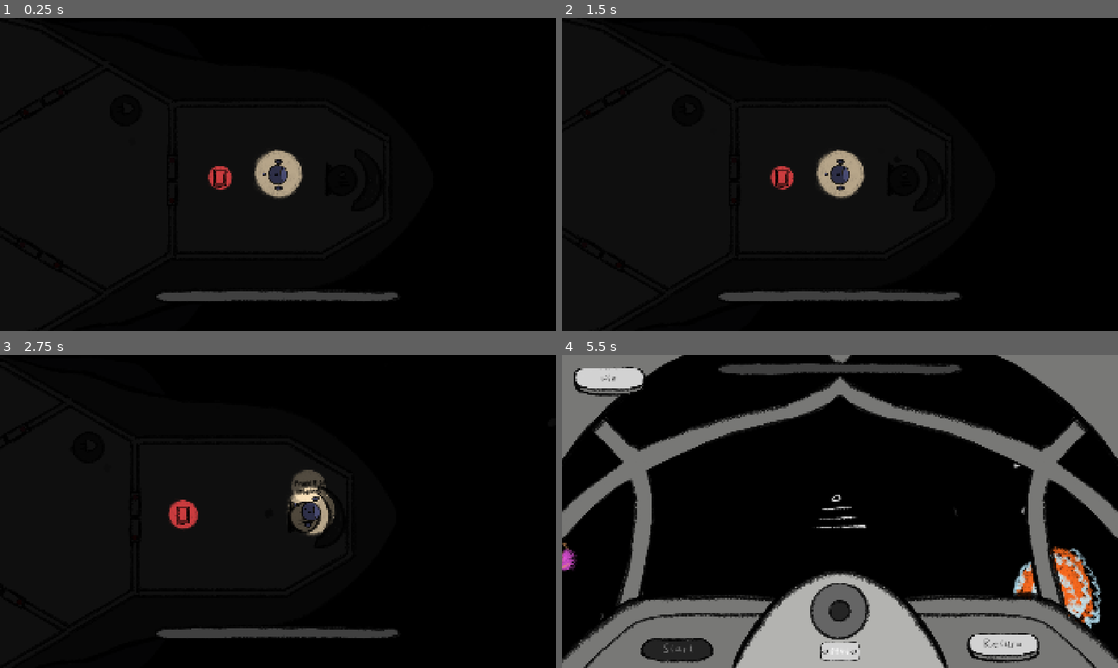
Above: before the commit, frames 1-4 (two rows, left to right).
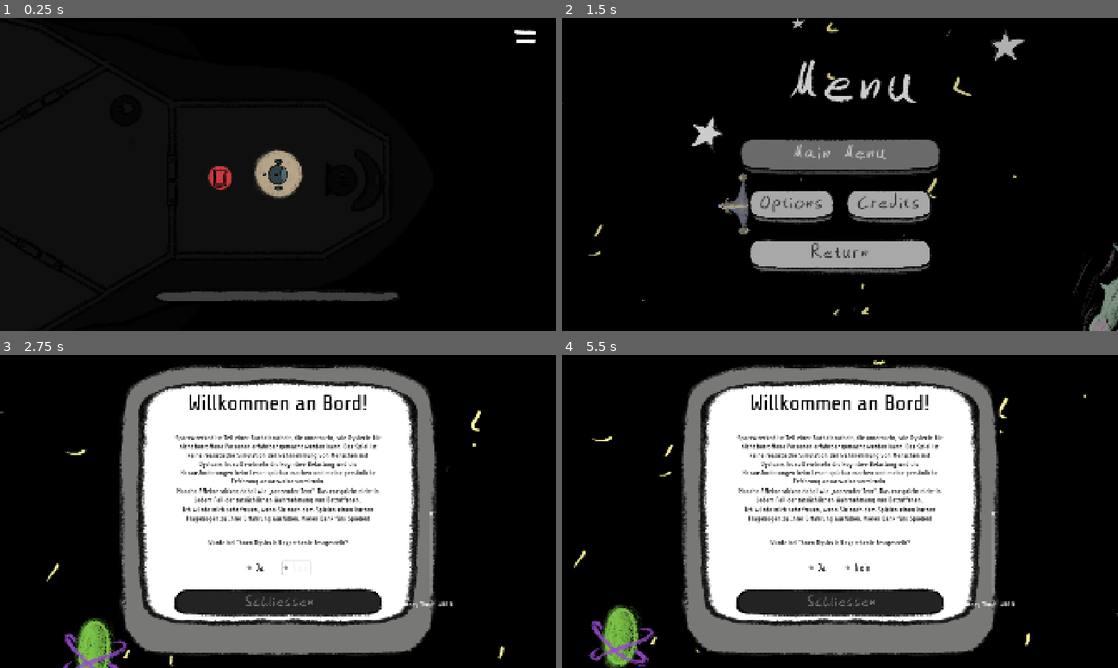
Above: after the commit, the same moments.

Repository: xxPigelxx/spacewrecked
Game: Godot game, scene res://Scenes/MainGame.tscn
Same seed, same stepped clock (60 frames per second), same inputs: the game is played once before the commit and once after it. This scene is started directly instead of the project's main scene. Sound files missing from this copy of the repository are replaced by a short silence.
Inputs (mouse positions are in pixels of both pictures, inside the frame that each line leads up to):
- Up to frame 1 (0.25 s): no input
- Up to frame 2 (1.5 s): click (1084, 36) at 0.52 s; click (840, 161) at 1.25 s, where only the run after the commit has a clickable "Main Menu"
- Up to frame 3 (2.75 s): tap Enter at 2 s; move the mouse to (400, 495) at 2.02 s; hold Right (move_right) from 2.03 s (still down); hold Shift (run) from 2.03 s (still down); click (400, 495) at 2.17 s
- Up to frame 4 (5.5 s): release Right (move_right) at 2.75 s; release Shift (run) at 2.75 s; tap E (interact) every 0.75 s from 2.75 to 5 s; drag from (873, 489) to (695, 517) at 2.77 s; move the mouse to (895, 442) at 3.52 s; hold Right (move_right) 3.53-4.25 s; hold Shift (run) 3.53-4.25 s; tap F (flash_light) at 3.6 s; click (895, 442) at 3.67 s; drag from (812, 574) to (667, 517) at 4.27 s; move the mouse to (1006, 558) at 5.02 s; hold A (move_left) from 5.03 s (still down); hold Right mouse button (pour) from 5.03 s (still down); click (1006, 558) at 5.17 s; tap Shift (run) at 5.3 s

The runs differ from the first frame. In frame 1, 0.1% of the frame differs, in the area x 47-97%, y 3-53%; in frame 2, 14%; in frame 3, 50%; in frame 4, 71%, in the area x 0-100%, y 0-100%.

Commit message:
Add pause button and journey-time slider
Introduces a new HUD pause `TextureButton` with hover/press assets and behavior, plus a main menu `VSlider` that reads/writes `GameState.run_duration` and updates its value label. Includes multiple UI/input fixes for interaction reliability (mouse filter changes, cable scene collision/layer/top-level adjustments, puzzle button/layout tweaks), web export/UI adjustments (hide quit on web, export path update), and temporary debug logging for cable drag/click troubleshooting.

Diff:
--- a/Scenes/MainGame.tscn
+++ b/Scenes/MainGame.tscn
@@ -25,6 +25,10 @@
 [ext_resource type="PackedScene" uid="uid://paf2ndw45mpb" path="res://resources/assets/icons/malfunction_icons_shild.tscn" id="19_yy0n7"]
 [ext_resource type="PackedScene" uid="uid://djqajkjejcw4" path="res://Scenes/info_bars.tscn" id="24_him8o"]
 [ext_resource type="PackedScene" uid="uid://cm4lf0cnt0ui1" path="res://malfuntion_counter.tscn" id="25_malfc"]
+[ext_resource type="Texture2D" uid="uid://b8wiroky02d5g" path="res://resources/assets/pausebutton.tres" id="26_cmrup"]
+[ext_resource type="Script" uid="uid://dbwg06p3k3qk3" path="res://Scenes/my_texureButton.gd" id="27_cmrup"]
+[ext_resource type="Texture2D" uid="uid://bom4d15qjsfff" path="res://resources/assets/pausebutton_pressed.tres" id="27_yy0n7"]
+[ext_resource type="Texture2D" uid="uid://tcrfy82curmv" path="res://resources/assets/pausebutton_hover.tres" id="28_0wdc3"]
 
 [sub_resource type="CircleShape2D" id="CircleShape2D_yr2pg"]
 radius = 71.0
@@ -143,7 +147,7 @@
 category = 1
 spawn_time = 12.0
 astoroid = true
-overlay_scene = "uid://cvx8uf3sul6n8"
+overlay_scene = "uid://chmc3hxljorrv"
 
 [node name="MalfunctionIconsWiers" parent="Interactabels/JourneyMalfunctions/WiersJourney" unique_id=1050304997 instance=ExtResource("17_cmrup")]
 
@@ -314,3 +318,18 @@
 [node name="MalfunctionCounter" parent="hud" unique_id=308412049 instance=ExtResource("25_malfc")]
 offset_right = 124.0
 offset_bottom = 110.0
+
+[node name="TextureButton" type="TextureButton" parent="hud" unique_id=1666424543]
+anchors_preset = 1
+anchor_left = 1.0
+anchor_right = 1.0
+offset_left = -151.0
+offset_top = 35.0
+offset_right = -63.0
+offset_bottom = 94.0
+grow_horizontal = 0
+mouse_filter = 1
+texture_normal = ExtResource("26_cmrup")
+texture_pressed = ExtResource("27_yy0n7")
+texture_hover = ExtResource("28_0wdc3")
+script = ExtResource("27_cmrup")
--- a/Scenes/Menu/MainMenu.tscn
+++ b/Scenes/Menu/MainMenu.tscn
@@ -9,6 +9,7 @@
 [ext_resource type="Script" uid="uid://66kdblp1pv87" path="res://script/button.gd" id="4_ghw46"]
 [ext_resource type="FontFile" uid="uid://co5jd8hfs2m01" path="res://resources/fonts/Space-Regular.ttf" id="7_xim88"]
 [ext_resource type="PackedScene" uid="uid://bbv8il7ntgvnv" path="res://Scenes/Menu/OptionsPanel.tscn" id="8_ykvod"]
+[ext_resource type="Script" uid="uid://bmfjd1qukktml" path="res://Scenes/Menu/set_journeytime_slider.gd" id="10_0nor7"]
 
 [sub_resource type="StyleBoxTexture" id="StyleBoxTexture_ykvod"]
 texture = ExtResource("3_8saeu")
@@ -29,7 +30,7 @@
 script = ExtResource("1_853f1")
 
 [node name="MenuBackground" parent="." unique_id=146504196 instance=ExtResource("2_8um5k")]
-position = Vector2(-1303, -978)
+position = Vector2(-1280, -1007)
 path_speed = 50
 
 [node name="Logo" type="Sprite2D" parent="." unique_id=410146033]
@@ -95,6 +96,7 @@
 script = ExtResource("4_ghw46")
 
 [node name="credits" type="VBoxContainer" parent="." unique_id=1975557991]
+visible = false
 layout_mode = 0
 offset_left = -335.0
 offset_top = -56.0
@@ -142,6 +144,7 @@
 script = ExtResource("4_ghw46")
 
 [node name="StartUpPopUp" type="MarginContainer" parent="." unique_id=403262516]
+visible = false
 layout_mode = 1
 anchors_preset = 8
 anchor_left = 0.5
@@ -237,6 +240,33 @@
 text = "Schliessen"
 script = ExtResource("4_ghw46")
 
+[node name="VSlider" type="VSlider" parent="." unique_id=65191068]
+layout_mode = 0
+offset_left = 509.0
+offset_top = -1.0
+offset_right = 550.0
+offset_bottom = 287.0
+max_value = 480.0
+script = ExtResource("10_0nor7")
+
+[node name="Label" type="Label" parent="VSlider" unique_id=2071321056]
+layout_mode = 0
+offset_left = -100.0
+offset_top = 308.0
+offset_right = 26.0
+offset_bottom = 336.0
+theme_override_colors/font_color = Color(1, 1, 1, 1)
+text = "Journey Time:"
+
+[node name="Label2" type="Label" parent="VSlider" unique_id=101695960]
+layout_mode = 0
+offset_left = 44.0
+offset_top = 308.0
+offset_right = 170.0
+offset_bottom = 336.0
+theme_override_colors/font_color = Color(1, 1, 1, 1)
+text = "Value"
+
 [connection signal="pressed" from="main/StartBt" to="." method="_on_start_bt_pressed"]
 [connection signal="pressed" from="main/HBoxContainer/OptionsBt" to="." method="_on_options_bt_pressed"]
 [connection signal="pressed" from="main/HBoxContainer/CreditsBt" to="." method="_on_credit_bt_pressed"]
@@ -246,3 +276,4 @@
 [connection signal="pressed" from="StartUpPopUp/PanelContainer/MarginContainer/VBoxContainer/DysFrage/JaBt" to="." method="_on_ja_bt_pressed"]
 [connection signal="pressed" from="StartUpPopUp/PanelContainer/MarginContainer/VBoxContainer/DysFrage/NeinBt" to="." method="_on_nein_bt_pressed"]
 [connection signal="pressed" from="StartUpPopUp/PanelContainer/MarginContainer/VBoxContainer/ClosePopUpBt" to="." method="_on_close_pop_up_bt_pressed"]
+[connection signal="drag_ended" from="VSlider" to="VSlider" method="_on_drag_ended"]
--- /dev/null
+++ b/Scenes/Menu/set_journeytime_slider.gd
@@ -0,0 +1,20 @@
+extends VSlider
+@onready var label_2: Label = $Label2
+
+
+
+
+func _ready() -> void:
+	value = GameState.run_duration
+	_update_lable()
+
+
+
+
+func _on_drag_ended(value_changed: bool) -> void:
+	if value_changed:
+		GameState.run_duration = value
+	_update_lable()
+
+func _update_lable():
+	label_2.text = str(value)
--- a/Scenes/Puzzle/CablePuzzle/CableGame.tscn
+++ b/Scenes/Puzzle/CablePuzzle/CableGame.tscn
@@ -91,7 +91,6 @@
 alignment = 1
 
 [node name="Win" type="Button" parent="Panel/HBoxContainer" unique_id=196559703]
-visible = false
 custom_minimum_size = Vector2(200, 0)
 layout_mode = 2
 theme = ExtResource("3_t1tc3")
--- a/Scenes/Puzzle/CablePuzzle/CableGame2.tscn
+++ b/Scenes/Puzzle/CablePuzzle/CableGame2.tscn
@@ -213,6 +213,7 @@
 pair_id = "1"
 
 [node name="Cabels" type="Node2D" parent="." unique_id=1846986884]
+z_index = 3
 
 [node name="ErrorCode" parent="." unique_id=1170533520 instance=ExtResource("5_16d70")]
 position = Vector2(923, 848)
--- a/Scenes/Puzzle/CalibrationPuzzle/ShieldGame.tscn
+++ b/Scenes/Puzzle/CalibrationPuzzle/ShieldGame.tscn
@@ -245,7 +245,6 @@
 size_flags_horizontal = 3
 
 [node name="Win" type="Button" parent="." unique_id=1800034081]
-visible = false
 anchors_preset = 7
 anchor_left = 0.5
 anchor_top = 1.0
--- a/Scenes/Puzzle/MixPuzzle/mix_Game.tscn
+++ b/Scenes/Puzzle/MixPuzzle/mix_Game.tscn
@@ -128,9 +128,9 @@
 anchor_top = 1.0
 anchor_right = 1.0
 anchor_bottom = 1.0
-offset_left = 41.0
+offset_left = -148.0
 offset_top = -119.0
-offset_right = -21.0
+offset_right = 168.0
 offset_bottom = -31.0
 grow_horizontal = 2
 grow_vertical = 0
@@ -138,7 +138,6 @@
 alignment = 1
 
 [node name="winBt" type="Button" parent="Panel2/Button Array" unique_id=1708794599]
-visible = false
 custom_minimum_size = Vector2(200, 0)
 layout_mode = 2
 theme = ExtResource("3_u1vo2")
--- a/Scenes/cable.tscn
+++ b/Scenes/cable.tscn
@@ -15,6 +15,7 @@
 size = Vector2(228.57138, 168.57153)
 
 [node name="Cable" type="Node2D" unique_id=1824421684]
+top_level = true
 script = ExtResource("1_jk2p3")
 
 [node name="Line" type="Line2D" parent="." unique_id=57579387]
@@ -27,8 +28,8 @@
 [node name="PlugA" type="CharacterBody2D" parent="." unique_id=15604452]
 position = Vector2(-93.99999, 0)
 scale = Vector2(0.35, 0.35)
-collision_layer = 2
-collision_mask = 2
+collision_layer = 14
+collision_mask = 14
 platform_on_leave = 2
 script = ExtResource("3_7jj1m")
 offset = 30.0
@@ -39,6 +40,8 @@
 
 [node name="Area2D" type="Area2D" parent="PlugA" unique_id=45801854]
 scale = Vector2(0.99999976, 0.99999976)
+collision_layer = 3
+collision_mask = 3
 
 [node name="CollisionShape2D" type="CollisionShape2D" parent="PlugA/Area2D" unique_id=45946707]
 shape = SubResource("CircleShape2D_0xqxy")
@@ -70,6 +73,8 @@
 
 [node name="Area2D" type="Area2D" parent="PlugB" unique_id=1756628255]
 scale = Vector2(0.99999994, 0.99999994)
+collision_layer = 3
+collision_mask = 3
 
 [node name="CollisionShape2D" type="CollisionShape2D" parent="PlugB/Area2D" unique_id=1338921780]
 shape = SubResource("CircleShape2D_0xqxy")
--- a/Scenes/door.tscn
+++ b/Scenes/door.tscn
@@ -81,6 +81,7 @@
 shape = SubResource("RectangleShape2D_kj2pw")
 
 [node name="RichTextLabel" type="RichTextLabel" parent="Keypad" unique_id=2059799109]
+mouse_filter = 2
 offset_left = -64.0
 offset_top = -83.0
 offset_right = 60.0
--- a/Scenes/malfunction_interactable.tscn
+++ b/Scenes/malfunction_interactable.tscn
@@ -18,6 +18,7 @@
 
 [node name="RichTextLabel" type="RichTextLabel" parent="." unique_id=477853358]
 visible = false
+mouse_filter = 2
 offset_left = -61.0
 offset_top = -97.0
 offset_right = 63.0
--- /dev/null
+++ b/Scenes/my_texureButton.gd
@@ -0,0 +1,32 @@
+extends TextureButton
+
+@export var hover_scale: Vector2 = Vector2(1.1, 1.1)
+@export var pressed_scale: Vector2 = Vector2(0.9, 0.9)
+
+func _ready() -> void:
+	mouse_entered.connect(_button_enter)
+	mouse_exited.connect(_button_exit)
+	pressed.connect(_button_pressed)
+	call_deferred("_init_pivot")
+
+func _init_pivot() -> void:
+	pivot_offset_ratio = Vector2(0.5, 0.5)
+
+func _process(_delta: float) -> void:
+	disabled = SceneSwitcher.is_overlay_open
+	modulate.a = 0.25 if disabled else 1.0
+
+func _button_enter() -> void:
+	if !disabled:
+		create_tween().tween_property(self, "scale", hover_scale, 0.1).set_trans(Tween.TRANS_SINE)
+		AudioManager.play_sfx("res://resources/assets/sfx/Interface_Bleeps_Wav/Bleep_07.wav")
+
+func _button_exit() -> void:
+	create_tween().tween_property(self, "scale", Vector2.ONE, 0.1).set_trans(Tween.TRANS_SINE)
+
+func _button_pressed() -> void:
+	var button_press_tween: Tween = create_tween()
+	button_press_tween.tween_property(self, "scale", pressed_scale, 0.06).set_trans(Tween.TRANS_SINE)
+	button_press_tween.tween_property(self, "scale", hover_scale, 0.12).set_trans(Tween.TRANS_SINE)
+	AudioManager.play_sfx("res://resources/assets/sfx/Interface_Bleeps_Wav/Data_Point_02.wav")
+	SceneSwitcher.open_overlay_scene("res://Scenes/Menu/PauseMenu.tscn", false, false, true)
--- a/Scenes/player.tscn
+++ b/Scenes/player.tscn
@@ -127,7 +127,7 @@
 offset = Vector2(6, 3)
 
 [node name="PlayerSprite" type="AnimatedSprite2D" parent="." unique_id=68990338]
-modulate = Color(0.4367881, 0.49710703, 0.9025291, 1)
+modulate = Color(0.46666667, 0.69411767, 0.90588236, 1)
 position = Vector2(1, 5)
 scale = Vector2(0.5, 0.5)
 sprite_frames = SubResource("SpriteFrames_olqyp")
--- a/Scenes/space_bg.tscn
+++ b/Scenes/space_bg.tscn
@@ -51,6 +51,7 @@
 script = ExtResource("1_p8im8")
 
 [node name="ColorRect" type="ColorRect" parent="." unique_id=1520232719]
+mouse_filter = 2
 offset_left = -2880.0
 offset_top = -1620.0
 offset_right = 2880.0
--- a/pre_questionear.gd
+++ b/pre_questionear.gd
@@ -7,8 +7,12 @@
 
 @onready var v_box_container: VBoxContainer = $PanelContainer/MarginContainer/ScrollContainer/VBoxContainer
 @onready var submit_button: Button = $SubmitButton
+var skip := true
+
 
 func _physics_process(_delta: float) -> void:
+	if skip:
+		SceneSwitcher.switch_scene("res://Scenes/MainGame.tscn")
 	submit_button.disabled = not are_all_answered()
 
 func get_results() -> Array:
--- a/project.godot
+++ b/project.godot
@@ -28,7 +28,6 @@
 
 window/size/viewport_width=1920
 window/size/viewport_height=1080
-window/size/mode=3
 window/size/resizable=false
 window/stretch/mode="canvas_items"
 window/vsync/vsync_mode=0
--- /dev/null
+++ b/resources/assets/pausebutton.tres
@@ -0,0 +1,7 @@
+[gd_resource type="AtlasTexture" format=3 uid="uid://b8wiroky02d5g"]
+
+[ext_resource type="Texture2D" uid="uid://1q66y115y7eb" path="res://resources/assets/Procreate_Sprites.png" id="1_u31y6"]
+
+[resource]
+atlas = ExtResource("1_u31y6")
+region = Rect2(1292, 1407, 88, 59)
--- /dev/null
+++ b/resources/assets/pausebutton_hover.tres
@@ -0,0 +1,7 @@
+[gd_resource type="AtlasTexture" format=3 uid="uid://tcrfy82curmv"]
+
+[ext_resource type="Texture2D" uid="uid://1q66y115y7eb" path="res://resources/assets/Procreate_Sprites.png" id="1_0g6x1"]
+
+[resource]
+atlas = ExtResource("1_0g6x1")
+region = Rect2(1297, 1488, 87, 59)
--- /dev/null
+++ b/resources/assets/pausebutton_pressed.tres
@@ -0,0 +1,7 @@
+[gd_resource type="AtlasTexture" format=3 uid="uid://bom4d15qjsfff"]
+
+[ext_resource type="Texture2D" uid="uid://1q66y115y7eb" path="res://resources/assets/Procreate_Sprites.png" id="1_wltre"]
+
+[resource]
+atlas = ExtResource("1_wltre")
+region = Rect2(1297, 1569, 89, 61)
--- a/script/Draggable.gd
+++ b/script/Draggable.gd
@@ -24,8 +24,13 @@
 	_set_up()
 
 
+## TEMP DEBUG (Greif-Bug Kabelspiel) — zusammen mit den DBG-Bloecken wieder raus.
+const DBG := true
+
 func _on_area_input_event(_viewport, event, _shape_idx) -> void:
 	if event is InputEventMouseButton and event.button_index == MOUSE_BUTTON_LEFT:
+		if DBG:
+			print("[PICK ] %s pressed=%s  <- Area2D hat den Klick bekommen" % [name, event.pressed])
 		if event.pressed:
 			dragging = true
 			_on_drag_started()
@@ -42,7 +47,15 @@
 		_on_drag_ended()
 		drag_ended.emit()
 
+var _dbg_t := 0.0
+
 func _physics_process(delta: float) -> void:
+	if DBG and dragging:
+		_dbg_t -= delta
+		if _dbg_t <= 0.0:
+			_dbg_t = 0.4
+			print("[DRAG ] %s pos=%s maus=%s can_process=%s" % [
+				name, global_position, get_global_mouse_position(), can_process()])
 	if dragging:
 		var target := get_global_mouse_position()
 		var desired_velocity := (target - global_position) * dragging_speed
--- a/script/DyslexiaLabel.gd
+++ b/script/DyslexiaLabel.gd
@@ -56,6 +56,12 @@
 
 func _ready() -> void:
 	bbcode_enabled = true
+	# Reine Anzeige — darf niemals Klicks abfangen. Godot gibt der GUI Vorrang vor
+	# dem Physics-Picking: ein Label mit MOUSE_FILTER_STOP verschluckt den Klick,
+	# bevor die Area2D darunter ihr input_event bekommt. Zusammen mit fit_content
+	# waechst so ein Label unter Stress ueber die halbe Spalte und macht die
+	# Kabelstecker/Flaschen ungreifbar.
+	mouse_filter = Control.MOUSE_FILTER_IGNORE
 	install_effect(RichTextRotate.new())
 	fit_content = true
 	scroll_active = false
--- a/script/cablegame_manager.gd
+++ b/script/cablegame_manager.gd
@@ -18,6 +18,22 @@
 
 func _ready() -> void:
 	sockets = get_tree().get_nodes_in_group("socket")
+	print("[CABLE] Puzzle offen: %s  phase=%s  stress=%s  sockets=%d" % [
+		scene_file_path, GameState.phase, DyslexiaManager.stress, sockets.size()])
+
+## TEMP DEBUG (Greif-Bug) — laeuft VOR GUI und Physics-Picking. Zeigt fuer jeden
+## Linksklick, ob ein Control im Weg ist und ob das Picking ueberhaupt lebt.
+## Zusammen mit den DBG-Bloecken in Draggable.gd wieder entfernen.
+func _input(event: InputEvent) -> void:
+	if not (event is InputEventMouseButton and event.button_index == MOUSE_BUTTON_LEFT and event.pressed):
+		return
+	var vp := get_viewport()
+	print("[CLICK] maus=%s hovered=%s picking=%s paused=%s kabel=%d" % [
+		vp.get_mouse_position(),
+		str(vp.gui_get_hovered_control()),
+		vp.physics_object_picking,
+		get_tree().paused,
+		spawned_cables.size()])
 
 func _physics_process(_delta: float) -> void:
 	if not win:
--- a/script/end_screen.gd
+++ b/script/end_screen.gd
@@ -11,12 +11,15 @@
 @onready var time_label: Label = $main/Time
 @onready var completed_label: Label = $main/Compleated
 @onready var questionear: Control = $Questionear
+@onready var quit_bt: Button = $main/HBoxContainer/QuitBt
 
 func _ready() -> void:
 	questionear.visible = true
 	main.visible = true
 	credits.visible = false
 	_fill_results()
+	if OS.has_feature("web"):
+		quit_bt.visible = false
 
 func _fill_results() -> void:
 	var solved: int = GameState.malfunctions_solved
Not shown, added: Scenes/Menu/set_journeytime_slider.gd.uid
Not shown: 1 places in Scenes/Puzzle/MixPuzzle/mix_Game.tscn that only renumber resources
Not shown, added: Scenes/my_texureButton.gd.uid
Not shown, changed: export_presets.cfg
Binary file changed: resources/assets/Procreate_Sprites.png
